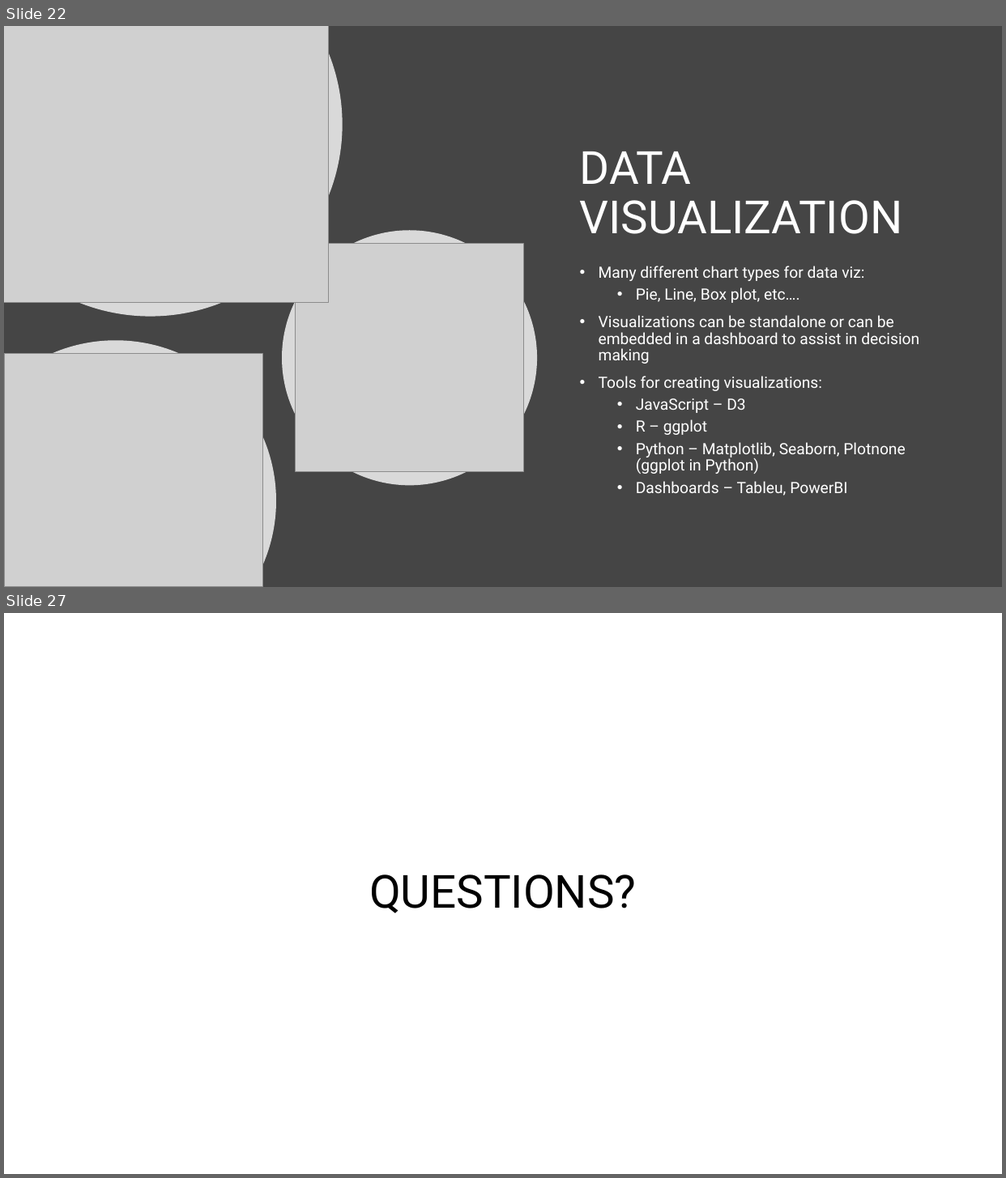
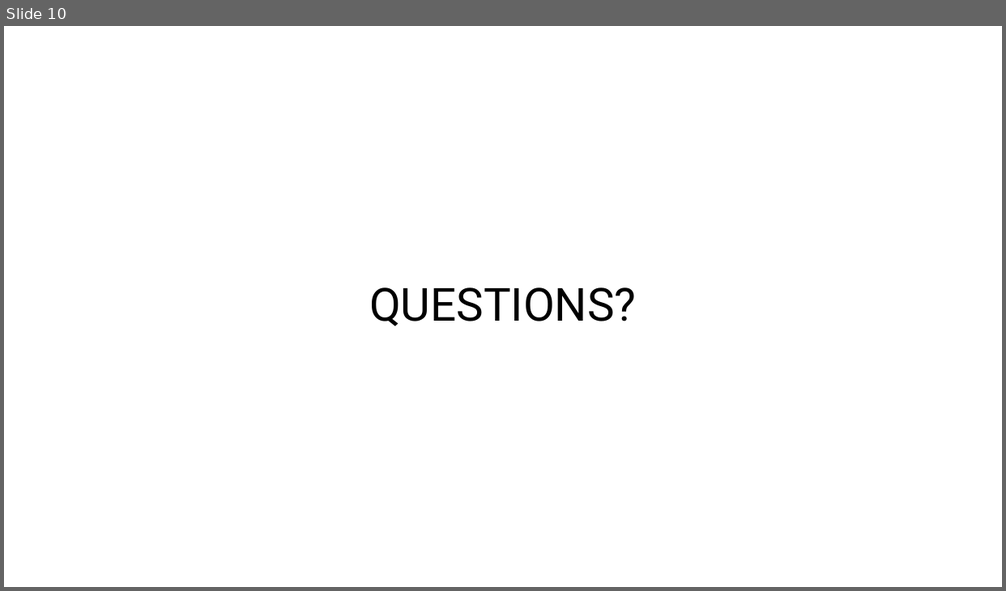
Before and after one commit to InzamamRahaman/COMP6940-2023, a slide deck: Lectures/Lecture 2/COMP6940 Lecture 2.pptx. Shown one above the other, each under a label of ours: slides 22 and 27 before the commit, slide 10 after it; the slides between them are not shown. The pictures are 1006x1178 and 1006x591 pixels, drawn with LibreOffice and Linux fonts; fonts in the diff are those of the drawing; grey boxes stand for pictures. Boxes give left, top, right and bottom in pixels: in the first picture for what was removed or moved away, otherwise in the second. Text is boxed around its words. In the diff, an @@ line names an element or a change of style, - is before the commit and + after.

```diff
--- a/Lectures/Lecture 2/COMP6940 Lecture 2.pptx
+++ b/Lectures/Lecture 2/COMP6940 Lecture 2.pptx
@@ slide 22 removed at bbox=[4, 26, 1002, 587], background #454545 @@
@@ freeform shape removed at bbox=[4, 26, 343, 317] @@
@@ picture removed at bbox=[4, 26, 329, 303] @@
@@ title removed at bbox=[580, 152, 903, 234] @@
-DATA VISUALIZATION
@@ ellipse removed at bbox=[282, 230, 537, 485] @@
@@ picture removed at bbox=[296, 244, 523, 472] @@
@@ text removed at bbox=[599, 266, 919, 496] @@
-• Many different chart types for data viz:
-  • Pie, Line, Box plot, etc….
-• Visualizations can be standalone or can be embedded in a dashboard to assist in decision making
-• Tools for creating visualizations:
-  • JavaScript – D3
-  • R – ggplot
-  • Python – Matplotlib, Seaborn, Plotnone (ggplot in Python)
-  • Dashboards – Tableu, PowerBI
@@ freeform shape removed at bbox=[4, 340, 275, 587] @@
@@ picture removed at bbox=[5, 354, 263, 587] @@
@@ what was slide 27 is now slide 10 @@
```
Also in this commit, not shown: 3 slides changed, 4 slides added, 21 other slides removed, 12 other files.
